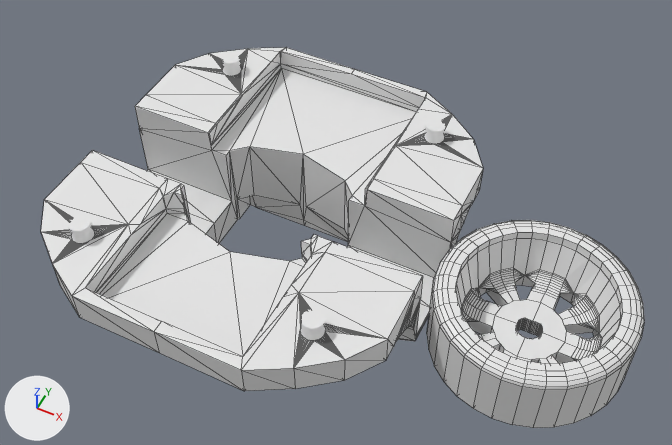
The Blender file models/untitled.blend: old version first, new version second.
The view is the same before and after, from a camera (50 mm lens) standing at (4.98, -7.8, 10.19) and looking at (1.08, 0.01, 0.43). The axes (+X, +Y, +Z) are drawn at lower left. The lights are the same throughout. Mesh edges are drawn as thin lines on the coarser meshes.

Script lines for the objects in view, before the commit:
```python
me_circle_001 = bpy.data.meshes.new('Circle.001')
me_circle_001.from_pydata(...)  # 952 vertices, 1356 faces; spans x -88.0..88.0, y -95.0..95.0, z -58.0..6.0
me_circle_002 = bpy.data.meshes.new('Circle.002')
me_circle_002.from_pydata(...)  # 81 vertices, 62 faces; spans x 0.0..81.1, y 0.0..100.0, z 0.0..38.2
me_cylinder = bpy.data.meshes.new('Cylinder')
me_cylinder.from_pydata(...)  # 768 vertices, 768 faces; spans x -1.1..1.1, y -1.1..1.1, z -0.68..0.69
ob_circle = bpy.data.objects.new('Circle', me_circle_001)
ob_circle.location = (0.0, 0.0, 0.55)
ob_circle.scale = (0.0298, 0.0298, 0.0298)
ob_circle_001 = bpy.data.objects.new('Circle.001', me_circle_002)
ob_circle_001.location = (0.0, 0.0, 0.55)
ob_circle_001.scale = (0.0326, 0.0326, 0.0326)
_m = ob_circle_001.modifiers.new('Mirror', 'MIRROR')
_m.use_axis = (True, True, False)
ob_circle_001.hide_set(True)
ob_cylinder = bpy.data.objects.new('Cylinder', me_cylinder)
ob_cylinder.location = (4.03, 0.0, 0.0)
ob_cylinder.scale = (1.25, 1.25, 0.75)
# also in view: 'Cylinder.002' at (0.0, 0.0, 0.48)
```
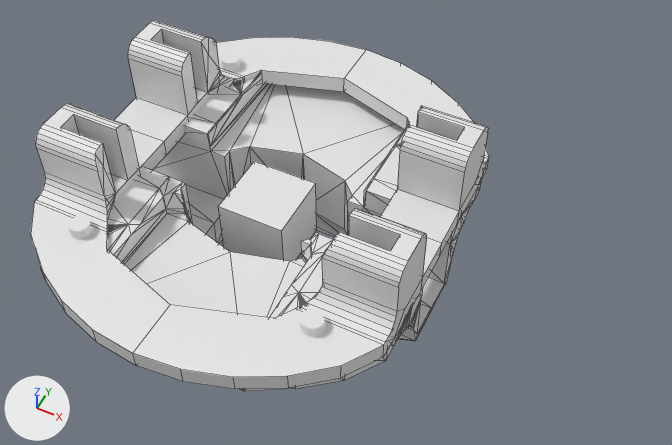
Boxes (x1, y1, x2, y2) around the edits, measured in the pictures (672 x 445 px):
'Circle.001', shown
    after: (31, 20, 489, 389)
'Cylinder', hidden
    before: (427, 220, 644, 428)
'Cube', added
    after: (218, 161, 317, 261)

The change in detail:
Mesh me_cube is new.
It is a box spanning x -100.0..100.0, y -100.0..100.0, z -100.0..100.0.
Object 'Cylinder' (ob_cylinder) is now hidden.
Object 'Circle.001' (ob_circle_001) is now shown.
Object 'Cube' (ob_cube) is new; it shows me_cube.
Its location is (0.0, -0.01, 0.0).
Its scale is (0.0051, 0.0051, 0.0051).
